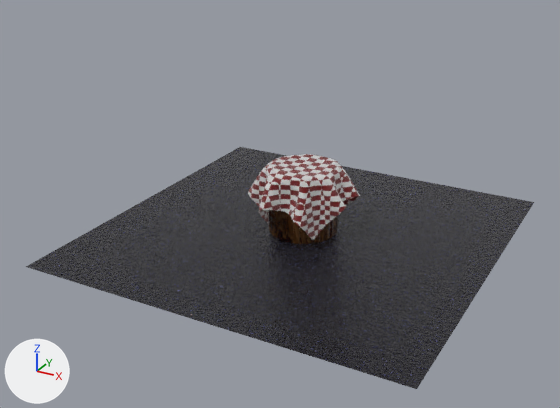
The Blender file mokystartupfile.blend: old version first, new version second.
Both versions are drawn from a 50 mm camera at (9.5, -18.62, 10.06) aimed at (-0.18, -1.03, 1.26). Every picture has the same lights, and +X, +Y and +Z are marked at lower left.
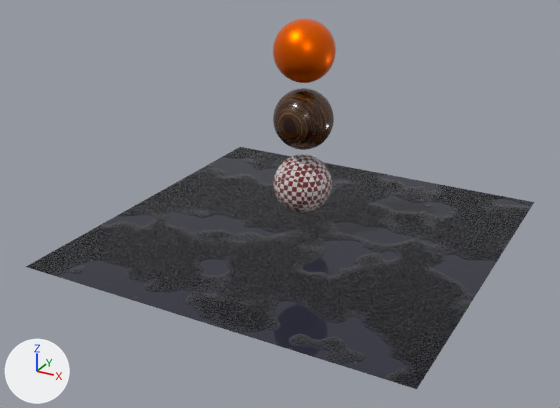
The newer file is also rescaled (x1.166), turned or shifted as a whole; pictures and numbers use the older file's frame.

Where the change shows, as pixel boxes (x1, y1, x2, y2) in the pictures (560 x 408 px):
'Plane', surface changed
    both: (27, 147, 532, 389)
'Plane.001', deleted
    before: (248, 154, 360, 239)
'0NODE INDEX', added
    after: (273, 19, 336, 83)
'Wood', added
    after: (273, 88, 334, 150)
'Fabric Bump', added
    after: (273, 154, 332, 213)
'Cylinder.007', deleted
    before: (269, 210, 338, 244)

What changed in the scene script:
```text
Change ng_asphalt_texture:
    remove # nodes: Bump, Math x4, Mix x3, TexNoise x2, TexVoronoi, UVMap, ValToRGB x4
    remove # colours: black #000000, white #ffffff, black #3a3742, black #0e0f2b, blue #7778b9, black #2a2a2a, black #373737
    nodes: Bump, Math x4, Mix x4, TexNoise x3, TexVoronoi, UVMap, ValToRGB x4
    colours: black #000000, white #ffffff, black #3d3d3d, dark blue #2d2e3c, black #2a2b38, black #090a1c, dark blue #292940, dark grey #626262
Add ng_car_shader:
    ng_car_shader = bpy.data.node_groups.new('Car Shader', 'ShaderNodeTree')
    # nodes: BsdfAnisotropic, BsdfPrincipled, HueSaturation, LayerWeight, MixShader, TexVoronoi
    # colours: white #e7e7e7
Change mat_asphalt:
    where n2 = _N.new('ShaderNodeGroup'); n2.name = 'Group'
    n2.inputs[1].default_value: 1.0 -> 1.7  # 'Secondary Scale'
    add n2.inputs[2].default_value = 5.3  # 'Puddle Size'
Add mat_index:
    mat_index = bpy.data.materials.new('index')
    mat_index.use_nodes = True; mat_index.node_tree.nodes.clear()
    _N = mat_index.node_tree.nodes; _L = mat_index.node_tree.links
    n0 = _N.new('ShaderNodeOutputMaterial'); n0.name = 'Material Output'
    n1 = _N.new('ShaderNodeGroup'); n1.name = 'Group.016'
    n1.node_tree = ng_car_shader
    n1.inputs[0].default_value = (0.8, 0.11, 0.0, 1.0)  # 'Color', orange #e75d00
    _L.new(n1.outputs[0], n0.inputs[0])  # 'Shader' to 'Surface'
Add me_sphere_002:
    me_sphere_002.from_pydata(...)  # a UV sphere (32 segments, 16 rings, poles along z) spanning x -1.0..1.0, y -1.0..1.0, z -1.0..1.0
    me_sphere_002.polygons.foreach_set('use_smooth', [True] * 512)
    me_sphere_002.materials.append(mat_fabric)
Add me_sphere_001:
    me_sphere_001.from_pydata(...)  # a UV sphere (32 segments, 16 rings, poles along z) spanning x -1.0..1.0, y -1.0..1.0, z -1.0..1.0
    me_sphere_001.polygons.foreach_set('use_smooth', [True] * 512)
    me_sphere_001.materials.append(mat_index)
Add me_sphere:
    me_sphere.from_pydata(...)  # a UV sphere (32 segments, 16 rings, poles along z) spanning x -1.0..1.0, y -1.0..1.0, z -1.0..1.0
    me_sphere.polygons.foreach_set('use_smooth', [True] * 512)
    me_sphere.materials.append(mat_wood)
Remove ob_plane_001:
    ob_plane_001 = bpy.data.objects.new('Plane.001', me_plane_008)
    ob_plane_001.location = (-0.09, 0.14, 1.49)
    ob_plane_001.scale = (1.02, 1.02, 1.0)
Remove ob_cylinder_007:
    ob_cylinder_007 = bpy.data.objects.new('Cylinder.007', me_cylinder_007)
    ob_cylinder_007.location = (-0.06, 0.18, 0.99)
Add ob_fabric_bump:
    ob_fabric_bump = bpy.data.objects.new('Fabric Bump', me_sphere_002)
    ob_fabric_bump.location = (0.0, 0.0, 1.54)
    ob_fabric_bump.scale = (0.858, 0.858, 0.858)
    _m = ob_fabric_bump.modifiers.new('Subdivision', 'SUBSURF')
    _m.levels = 2
Add ob_0node_index:
    ob_0node_index = bpy.data.objects.new('0NODE INDEX', me_sphere_001)
    ob_0node_index.location = (0.0, 0.0, 5.41)
    ob_0node_index.scale = (0.858, 0.858, 0.858)
    _m = ob_0node_index.modifiers.new('Subdivision', 'SUBSURF')
    _m.levels = 2
Add ob_wood:
    ob_wood = bpy.data.objects.new('Wood', me_sphere)
    ob_wood.location = (0.0, 0.0, 3.49)
    ob_wood.scale = (0.858, 0.858, 0.858)
    _m = ob_wood.modifiers.new('Subdivision', 'SUBSURF')
    _m.levels = 2
```
